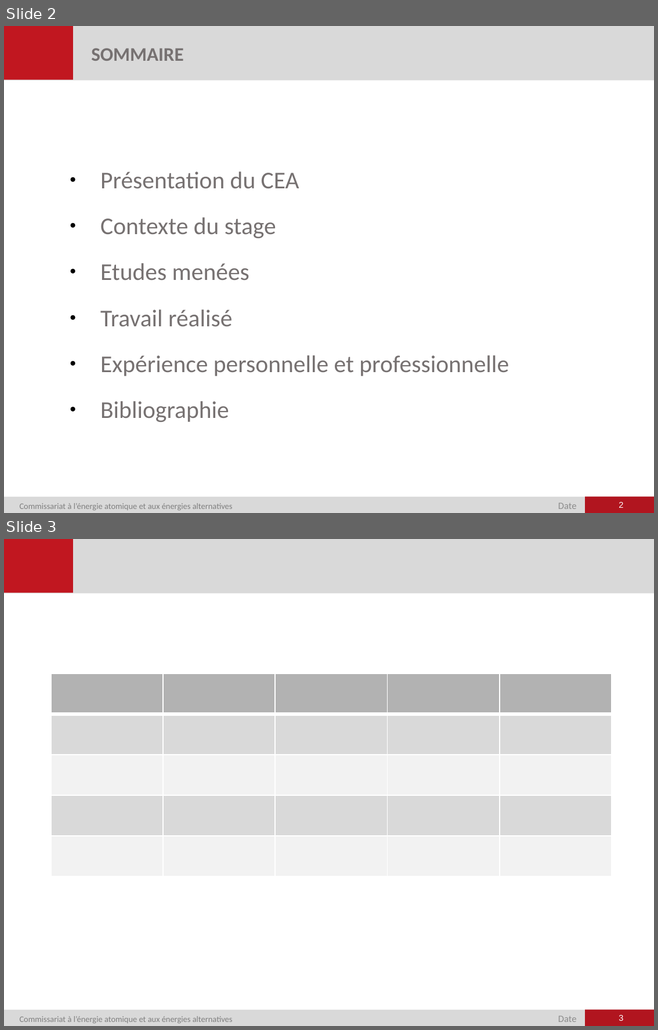
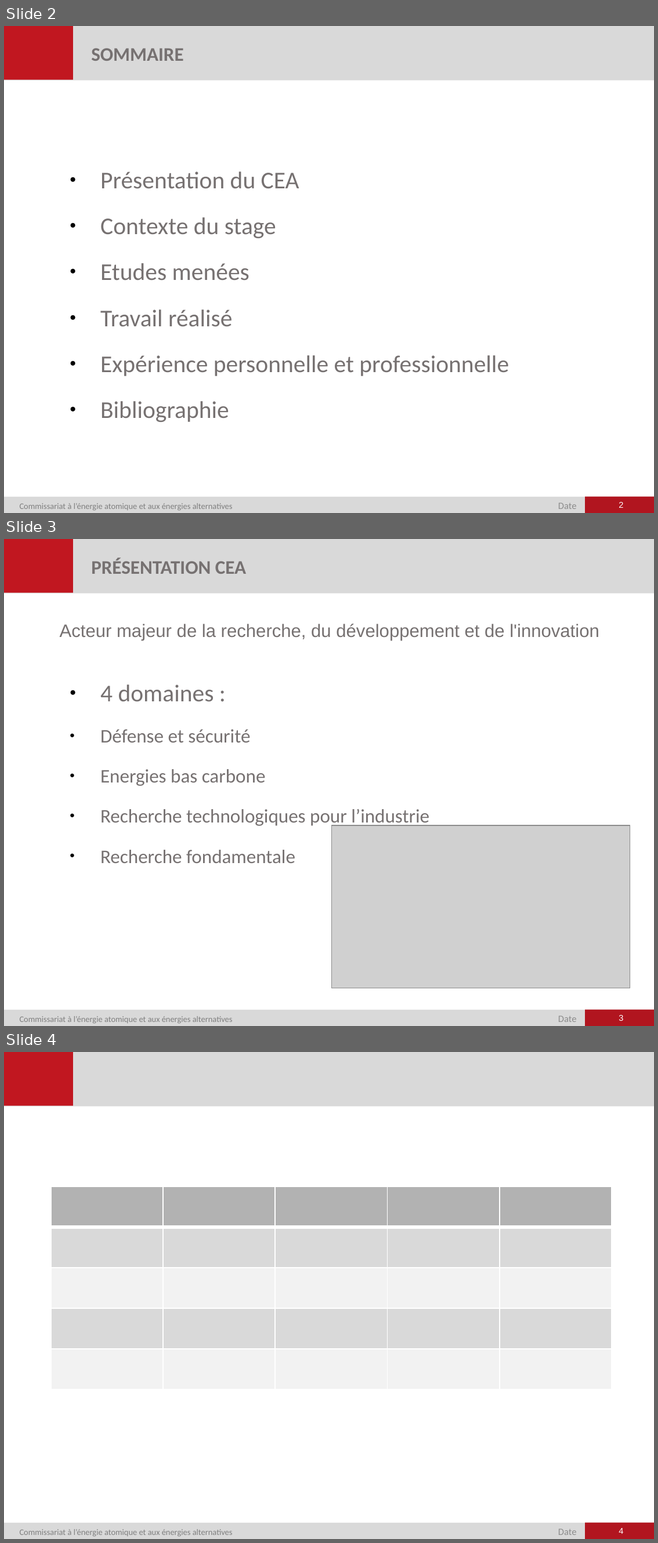
Before and after one commit to RocheAntoine/RapportStageM1, a slide deck: Présentation.pptx. Shown one above the other, each under a label of ours: slides 2 and 3 before the commit, slides 2, 3 and 4 after it. The pictures are 658x1030 and 658x1543 pixels, drawn with LibreOffice and Linux fonts; fonts in the diff are those of the drawing; grey boxes stand for pictures; background and template pictures are left out. Boxes give left, top, right and bottom in pixels: in the first picture for what was removed or moved away, otherwise in the second. Text is boxed around its words. In the diff, an @@ line names an element or a change of style, - is before the commit and + after.

Commit message:
Maj présentation : présentation CEA

```diff
--- a/Présentation.pptx
+++ b/Présentation.pptx
@@ slide 3 added at [4, 539, 654, 1026], background #FFFFFF; not listed: 6 template elements that a slide beside it also shows @@
@@ text added at [91, 558, 246, 574], 16 pt, text #767171, bold @@
+PRÉSENTATION CEA
@@ text added at [60, 624, 599, 641], 15 pt, text #767171 @@
+Acteur majeur de la recherche, du développement et de l'innovation
@@ text added at [100, 685, 429, 863], 16 pt, text #767171 @@
+● 4 domaines :
+● Défense et sécurité
+● Energies bas carbone
+● Recherche technologiques pour l’industrie
+● Recherche fondamentale
@@ picture added at [331, 826, 629, 988] @@
@@ page number added at [618, 1015, 623, 1021], 7 pt, text #FFFFFF @@
+3
@@ what was slide 3 is now slide 4 @@
@@ page number at [618, 1528, 623, 1534]: text changed @@
-3
+4
```
